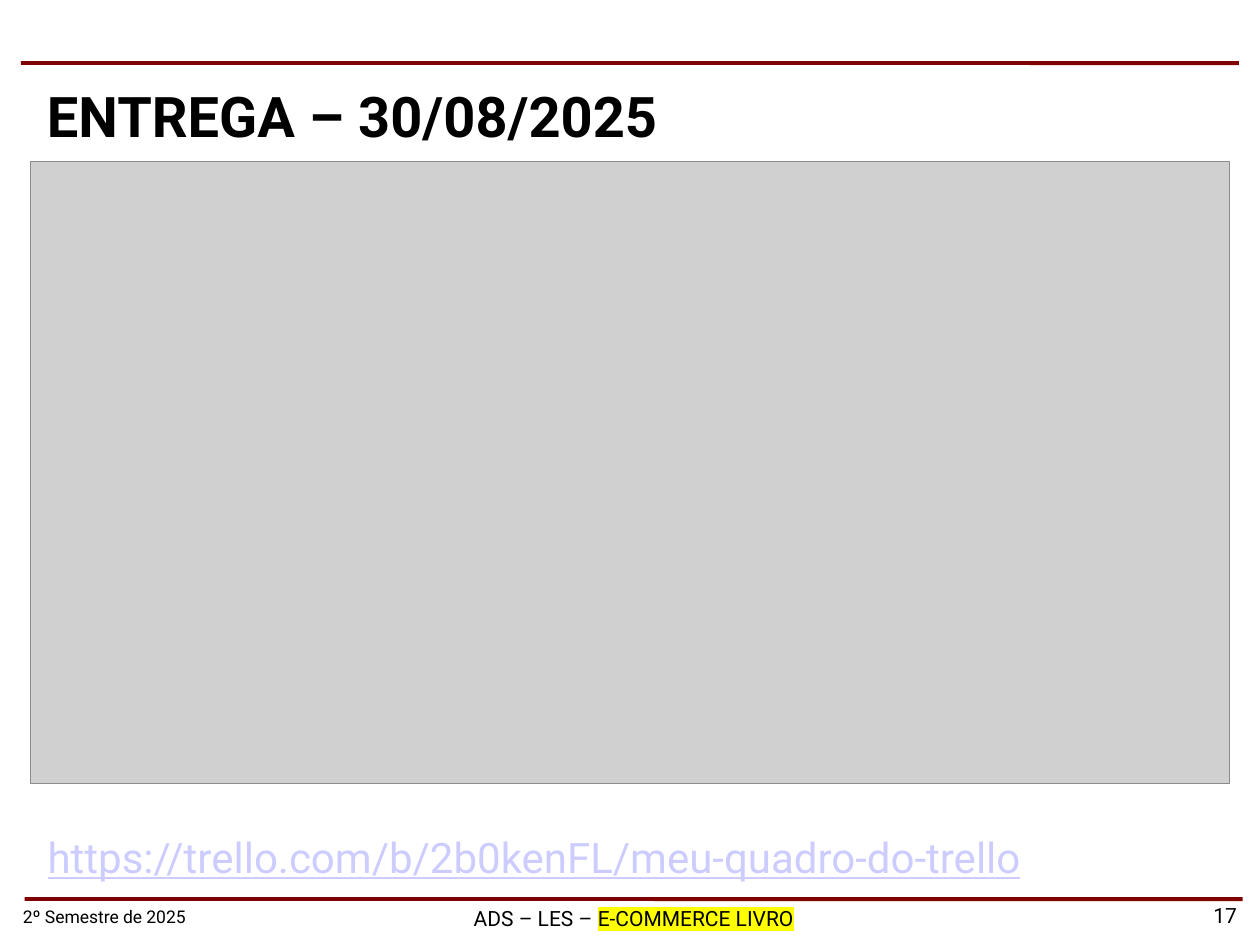
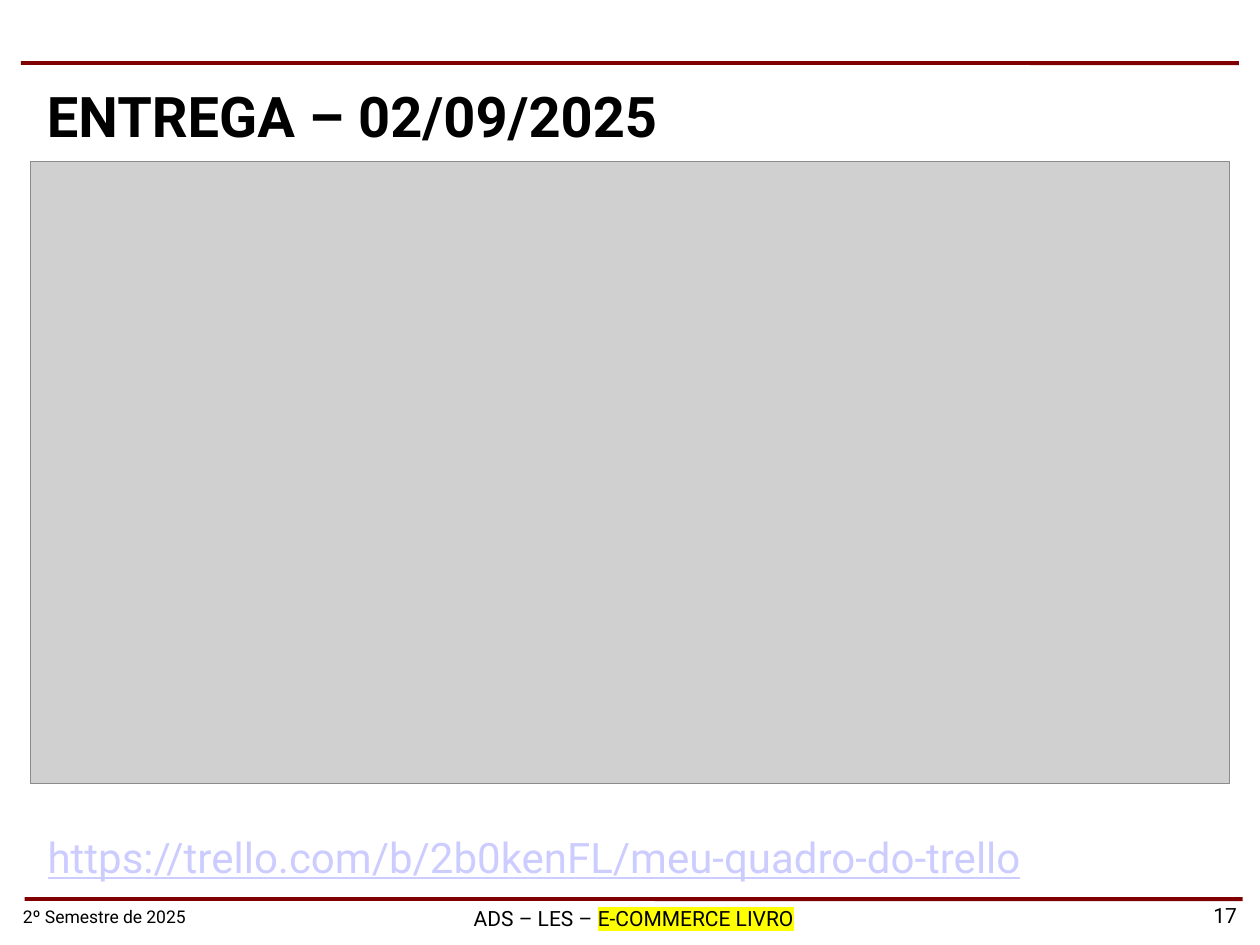
Before and after one commit to Largluak/les-project, a slide deck: slide 17 of docs/TERCEIRA_PPT_LES.pptx. Drawn at 1260x945 pixels with LibreOffice and Linux fonts; fonts in the diff are those of the drawing; grey boxes stand for pictures; background and template pictures are left out. Boxes give left, top, right and bottom in pixels: in the first picture for what was removed or moved away, otherwise in the second. Text is boxed around its words. In the diff, an @@ line names an element or a change of style, - is before the commit and + after.

Commit message:
fix(docs):  updates docs  for presentation

```diff
--- a/docs/TERCEIRA_PPT_LES.pptx
+++ b/docs/TERCEIRA_PPT_LES.pptx
@@ text in rectangle at box(47, 96, 657, 141): text changed @@
-ENTREGA – 30/08/2025
+ENTREGA – 02/09/2025
```
Also in this commit, not shown: 1 other file.
